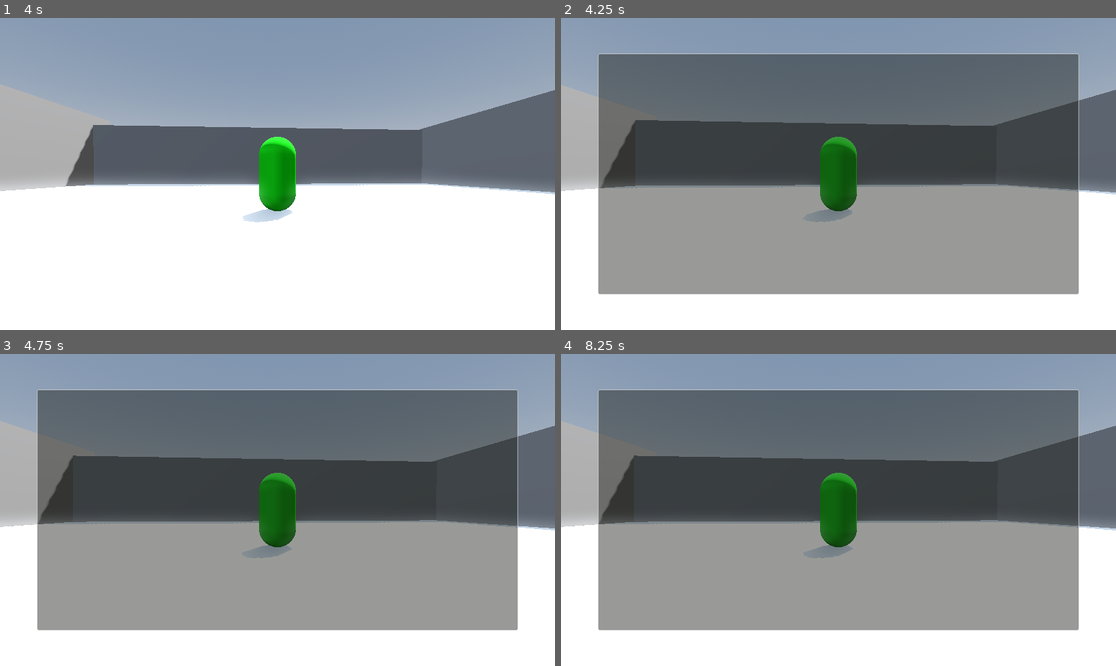
Above: before the commit, frames 1-4 (two rows, left to right).
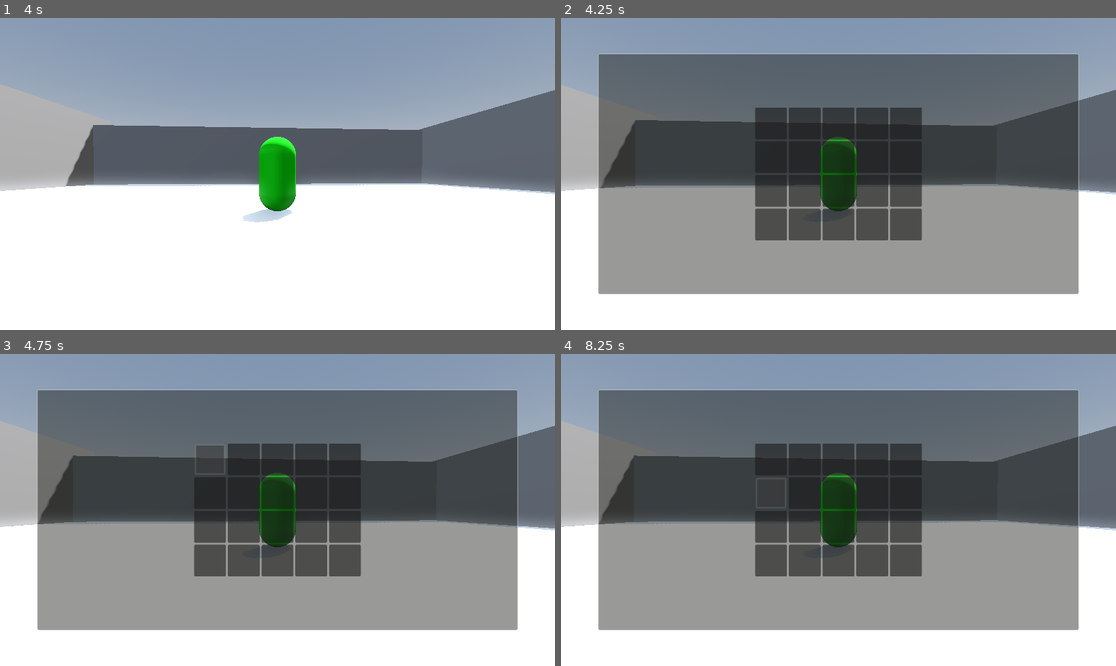
Above: after the commit, the same moments.

Repository: TylerPederson/effort
Game: Godot game, scene res://sandbox_level.tscn
The game is run twice, just before and just after one commit, with the same random seed, the same clock (stepped at 60 frames per second) and the same inputs.
Inputs (mouse positions are in pixels of both pictures, inside the frame that each line leads up to):
- Up to frame 1 (4 s): tap Enter (ui_accept) at 0.5, 0.77, 1.52, 3.02, 3.77 s; move the mouse to (305, 174) at 0.52 s; hold Up (ui_up) from 0.53 s (still down); move the mouse to (249, 174) at 1.27 s; move the mouse to (288, 167) at 2.02 s; move the mouse to (271, 180) at 2.77 s; move the mouse to (316, 177) at 3.52 s
- Up to frame 2 (4.25 s): keep holding Up (ui_up); tap Tab (inventory) at 4.15 s
- Up to frame 3 (4.75 s): release Up (ui_up) at 4.25 s; click (210, 460) at 4.27 s
- Up to frame 4 (8.25 s): click (805, 460) at 5.02 s; click (838, 460) at 5.77 s; click (871, 460) at 6.52 s; click (905, 460) at 7.27 s; click (771, 494) at 8.02 s

Frame 1 is identical in both runs. In frame 2, 7.8% of the frame differs, in the area x 34-66%, y 28-72%; in frame 3, 7.7%; in frame 4, 7.8%.

Commit message:
Basic Slot Addition
- Created inventory slot scene
- Created Inventory Controller and Inventory Slot class names
- Created controller script to add Slots to inventory grid

TODO:
- add item data and action data for items
- rearrange default grid to better suit prototype look

Diff:
--- /dev/null
+++ b/Inventory/inventory_controller.gd
@@ -0,0 +1,20 @@
+extends Control
+class_name InventoryController
+
+# Inventory Variables
+var inventory_slot_prefab: PackedScene = load("res://Inventory/inventory_slot.tscn")
+
+var item_slot_count: int = 20
+var inventory_slots: Array[InventorySlot] = []
+var inventory_full: bool = false
+
+@onready var inventory_grid: GridContainer = %GridContainer
+
+func _ready() -> void:
+	# add Inventory slots to the inventory grid and slorts array
+	for i in item_slot_count:
+		var slot = inventory_slot_prefab.instantiate() as InventorySlot
+		inventory_grid.add_child(slot)
+		# add slot ID
+		# Link drag/drop and use item
+		inventory_slots.append(slot)
--- a/Inventory/inventory_controller.tscn
+++ b/Inventory/inventory_controller.tscn
@@ -1,4 +1,6 @@
-[gd_scene load_steps=2 format=3 uid="uid://cuonab4cx0tiy"]
+[gd_scene load_steps=3 format=3 uid="uid://cuonab4cx0tiy"]
+
+[ext_resource type="Script" uid="uid://beno7a8uf42k0" path="res://Inventory/inventory_controller.gd" id="1_r6q0g"]
 
 [sub_resource type="StyleBoxFlat" id="StyleBoxFlat_7spk5"]
 content_margin_left = 0.0
@@ -10,6 +12,7 @@
 border_width_top = 2
 border_width_right = 2
 border_width_bottom = 2
+border_color = Color(0.8, 0.8, 0.8, 0.74509805)
 border_blend = true
 corner_radius_top_left = 3
 corner_radius_top_right = 3
@@ -29,6 +32,7 @@
 anchor_bottom = 1.0
 grow_horizontal = 2
 grow_vertical = 2
+script = ExtResource("1_r6q0g")
 
 [node name="Panel" type="Panel" parent="CanvasLayer/Inventory UI"]
 custom_minimum_size = Vector2(100, 100)
@@ -59,6 +63,8 @@
 theme_override_constants/margin_bottom = 5
 
 [node name="GridContainer" type="GridContainer" parent="CanvasLayer/Inventory UI/Panel/MarginContainer"]
+unique_name_in_owner = true
 layout_mode = 2
 size_flags_horizontal = 4
+size_flags_vertical = 4
 columns = 5
--- /dev/null
+++ b/Inventory/inventory_slot.gd
@@ -0,0 +1,2 @@
+extends Control
+class_name InventorySlot
--- /dev/null
+++ b/Inventory/inventory_slot.tscn
@@ -0,0 +1,79 @@
+[gd_scene load_steps=5 format=3 uid="uid://b0epk8mdmbl7n"]
+
+[ext_resource type="Script" uid="uid://mc4qt67jg65k" path="res://Inventory/inventory_slot.gd" id="1_68pn2"]
+
+[sub_resource type="StyleBoxFlat" id="StyleBoxFlat_os4ky"]
+content_margin_left = 4.0
+content_margin_top = 4.0
+content_margin_right = 4.0
+content_margin_bottom = 4.0
+bg_color = Color(0.1, 0.1, 0.1, 0.6)
+border_color = Color(0.8, 0.8, 0.8, 0)
+border_blend = true
+corner_radius_top_left = 3
+corner_radius_top_right = 3
+corner_radius_bottom_right = 3
+corner_radius_bottom_left = 3
+corner_detail = 5
+
+[sub_resource type="StyleBoxFlat" id="StyleBoxFlat_68pn2"]
+content_margin_left = 4.0
+content_margin_top = 4.0
+content_margin_right = 4.0
+content_margin_bottom = 4.0
+bg_color = Color(0, 0, 0, 0.6)
+border_width_left = 5
+border_width_top = 5
+border_width_right = 5
+border_width_bottom = 5
+border_color = Color(0.8, 0.8, 0.8, 0)
+border_blend = true
+corner_radius_top_left = 3
+corner_radius_top_right = 3
+corner_radius_bottom_right = 3
+corner_radius_bottom_left = 3
+corner_detail = 5
+
+[sub_resource type="StyleBoxFlat" id="StyleBoxFlat_gpqwp"]
+content_margin_left = 4.0
+content_margin_top = 4.0
+content_margin_right = 4.0
+content_margin_bottom = 4.0
+bg_color = Color(0.225, 0.225, 0.225, 0.6)
+border_width_left = 5
+border_width_top = 5
+border_width_right = 5
+border_width_bottom = 5
+border_color = Color(0.8, 0.8, 0.8, 0)
+border_blend = true
+corner_radius_top_left = 3
+corner_radius_top_right = 3
+corner_radius_bottom_right = 3
+corner_radius_bottom_left = 3
+corner_detail = 5
+
+[node name="Inventory Slot" type="Button"]
+custom_minimum_size = Vector2(66, 66)
+offset_right = 66.0
+offset_bottom = 65.0
+focus_mode = 0
+theme_override_styles/normal = SubResource("StyleBoxFlat_os4ky")
+theme_override_styles/pressed = SubResource("StyleBoxFlat_68pn2")
+theme_override_styles/hover = SubResource("StyleBoxFlat_gpqwp")
+script = ExtResource("1_68pn2")
+
+[node name="TextureRect" type="TextureRect" parent="."]
+custom_minimum_size = Vector2(64, 64)
+layout_mode = 1
+anchors_preset = 8
+anchor_left = 0.5
+anchor_top = 0.5
+anchor_right = 0.5
+anchor_bottom = 0.5
+offset_left = -32.0
+offset_top = -32.0
+offset_right = 32.0
+offset_bottom = 32.0
+grow_horizontal = 2
+grow_vertical = 2
+expand_mode = 1
--- a/player.gd
+++ b/player.gd
@@ -17,7 +17,7 @@
 
 #Inventory vars
 @onready var inventory_controller: Node = %"Inventory Controller/CanvasLayer/Inventory UI"
-var invOpen : bool = false
+var inv_open : bool = false
 
 
 # To properly move, the player camera needs the mouse to be captured
@@ -49,17 +49,17 @@
 # Handle Inventory Opening/Closing
 func _input(_event: InputEvent) -> void:
 	if Input.is_action_just_pressed("inventory"):
-		if not invOpen:
+		if not inv_open:
 			inventory_controller.visible = true
 			Input.set_mouse_mode(Input.MOUSE_MODE_VISIBLE)
 			# Here we would disable things that use the mouse, like looking around
 			# or interacting / attacking, would depending on ho the final Player camera is set up
-			invOpen = true
+			inv_open = true
 		else:
 			inventory_controller.visible = false
 			Input.set_mouse_mode(Input.MOUSE_MODE_CAPTURED)
 			# Here we would re-enable whatever was disabled above
-			invOpen = false
+			inv_open = false
 
 func _unhandled_input(event: InputEvent) -> void:
 	if Input.mouse_mode == Input.MOUSE_MODE_CAPTURED:
Not shown, added: Inventory/inventory_controller.gd.uid
Not shown, added: Inventory/inventory_slot.gd.uid
